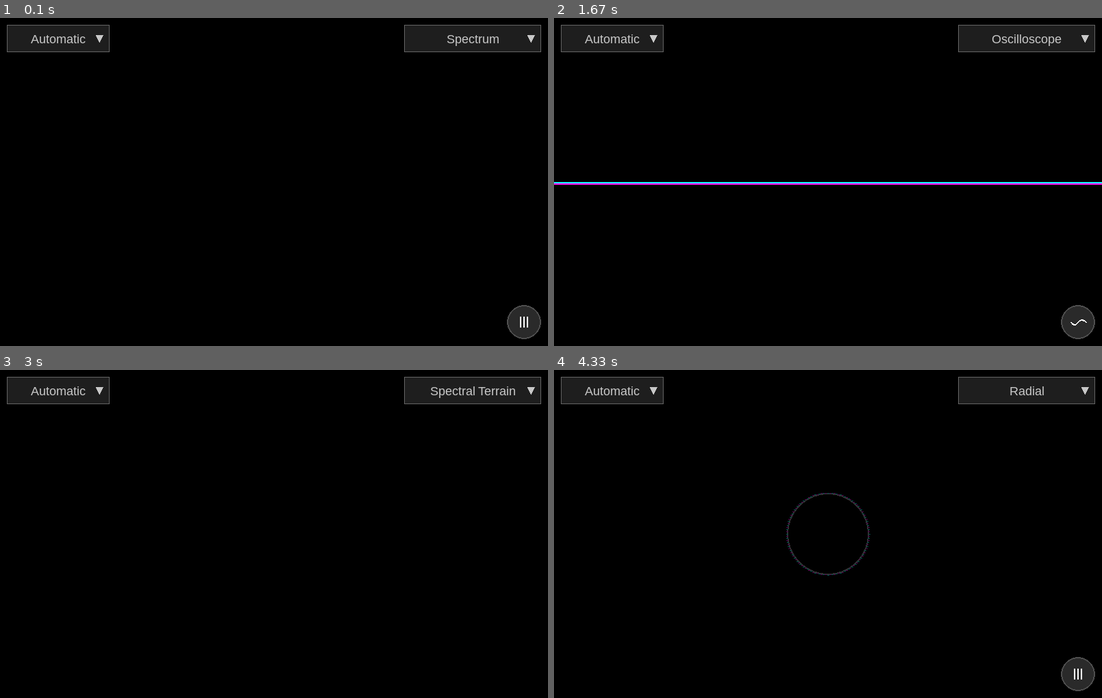
Above: before the commit, frames 1-4 (two rows, left to right).
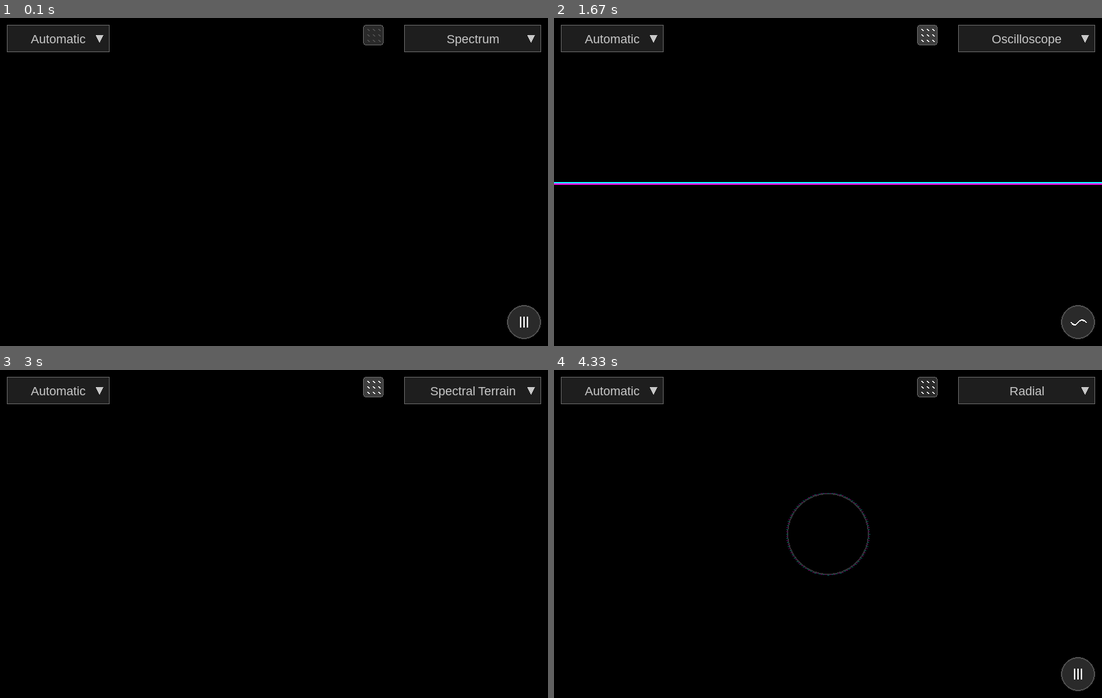
Above: after the commit, the same moments.

Repository: godelayheehoo/AudioViz
Game: pygame game, started from src/main.py
The game is run twice, just before and just after one commit, with the same random seed, the same clock (stepped at 60 frames per second) and the same inputs.
Inputs (mouse positions are in pixels of both pictures, inside the frame that each line leads up to):
- Up to frame 1 (0.1 s): no input
- Up to frame 2 (1.67 s): click (926, 34) at 0.38 s; tap Space at 0.67, 1.07, 1.37, 1.57 s
- Up to frame 3 (3 s): tap Space at 1.9, 2.2, 2.4, 2.7, 2.97 s
- Up to frame 4 (4.33 s): click (751, 465) at 3.28 s; tap Space at 3.63, 3.93, 4.07 s

The runs differ from the first frame. In frame 1, 0.2% of the frame differs, in the area x 66-70%, y 2-9%; in frame 2, 0.2%; in frame 3, 0.2%; in frame 4, 0.2%.

Commit message:
shuffle mode

Diff:
--- a/src/render/pygame_render.py
+++ b/src/render/pygame_render.py
@@ -3,8 +3,8 @@
 import numpy as np
 from scipy.interpolate import make_interp_spline
 from .base import Renderer
-from .ui import Dropdown, ModeToggleButton
-from ..config import WINDOW_WIDTH, WINDOW_HEIGHT, FPS
+from .ui import Dropdown, ModeToggleButton, ShuffleButton
+from ..config import WINDOW_WIDTH, WINDOW_HEIGHT, CHUNK_SIZE, FPS
 import random
 from collections import deque
 
@@ -184,6 +184,20 @@
         self.cycle_history = []  # Store recent cycles for overlay
         self.max_cycle_history = 5
 
+        # Shuffle mode button and state
+        shuffle_button_size = 30
+        shuffle_button_x = WINDOW_WIDTH - 270  # Left of the dropdown
+        shuffle_button_y = 10
+        self.shuffle_button = ShuffleButton(
+            shuffle_button_x, shuffle_button_y, shuffle_button_size,
+            callback=self._on_shuffle_toggle
+        )
+
+        # Shuffle mode state
+        self.shuffle_enabled = False
+        self.was_silent = False
+        self.silence_threshold = 0.03  # 3% of full scale (increased to handle background noise)
+
     def _on_mode_select(self, idx, option_name):
         """Callback when user selects a mode from dropdown"""
         self.base_mode = self.mode_map[option_name]
@@ -226,6 +240,51 @@
         # Update toggle button to show current mode
         if self.sub_mode in ['bars', 'curves', 'stream', 'cycle']:
             self.mode_toggle.set_mode(self.sub_mode)
+
+    def _on_shuffle_toggle(self, is_active):
+        """Callback when shuffle button is toggled"""
+        self.shuffle_enabled = is_active
+
+    def _random_mode_switch(self):
+        """Switch to a random mode combination"""
+        import random
+
+        # All possible mode combinations (equally weighted)
+        all_modes = [
+            ('spectrum', 'bars'),
+            ('spectrum', 'curves'),
+            ('radial', 'bars'),
+            ('radial', 'curves'),
+            ('wave', 'stream'),
+            ('wave', 'cycle'),
+            ('spectrogram', None),
+            ('phase_clock', None),
+            ('particles', None),
+            ('terrain', None)
+        ]
+
+        # Pick a random mode
+        new_base_mode, new_sub_mode = random.choice(all_modes)
+
+        # Update mode
+        self.base_mode = new_base_mode
+        self.sub_mode = new_sub_mode
+        self._update_mode()
+
+        # Update dropdown to match
+        mode_to_dropdown = {
+            'spectrum': 'Spectrum',
+            'radial': 'Radial',
+            'spectrogram': 'Spectrogram',
+            'wave': 'Oscilloscope',
+            'phase_clock': 'Phase Clock',
+            'particles': 'Particle Field',
+            'terrain': 'Spectral Terrain'
+        }
+
+        dropdown_option = mode_to_dropdown.get(self.base_mode)
+        if dropdown_option and dropdown_option in self.dropdown.options:
+            self.dropdown.selected_idx = self.dropdown.options.index(dropdown_option)
 
     def _on_scale_select(self, idx, option_name):
         """Callback when user selects a scale from dropdown"""
@@ -373,6 +432,20 @@
 
         if spectrum is None or len(spectrum) == 0:
             return
+
+        # Shuffle mode: detect silence and trigger mode change on audio resume
+        if self.shuffle_enabled and audio_chunk is not None:
+            # Calculate current audio amplitude
+            current_amplitude = np.max(np.abs(audio_chunk))
+            is_silent = current_amplitude < self.silence_threshold
+
+            # Detect transition from silence to sound (not silent anymore, but was silent before)
+            if self.was_silent and not is_silent:
+                # Audio resumed - switch to random mode
+                self._random_mode_switch()
+
+            # Update state for next frame
+            self.was_silent = is_silent
 
         # Normalize spectrum for better visualization across different audio files
         spectrum = self._normalize_spectrum(spectrum)
@@ -408,6 +481,9 @@
         self.scale_dropdown.draw(self.screen)
         self.dropdown.draw(self.screen)
 
+        # Draw shuffle button
+        self.shuffle_button.draw(self.screen)
+
         # Draw toggle button if in a mode that supports variants
         if self.base_mode in ['spectrum', 'radial', 'wave']:
             self.mode_toggle.draw(self.screen)
@@ -1129,6 +1205,9 @@
             self.dropdown.handle_event(event)
             self.scale_dropdown.handle_event(event)
 
+            # Pass events to shuffle button
+            self.shuffle_button.handle_event(event)
+
             # Pass events to toggle button if visible
             if self.base_mode in ['spectrum', 'radial', 'wave']:
                 self.mode_toggle.handle_event(event)
--- a/src/render/ui.py
+++ b/src/render/ui.py
@@ -234,11 +234,100 @@
         """Handle mouse events."""
         if event.type == pygame.MOUSEBUTTONDOWN:
             if event.button == 1:  # Left click
-                # Circular hit detection
+                # Check if click is within the circular button
                 dx = event.pos[0] - self.center_x
                 dy = event.pos[1] - self.center_y
-                if (dx * dx + dy * dy) <= (self.radius * self.radius):
+                distance = (dx * dx + dy * dy) ** 0.5
+
+                if distance <= self.radius:
                     if self.callback:
                         self.callback()
                     return True
         return False
+
+
+class ShuffleButton:
+    """A toggle button for shuffle mode with 3x3 grid of diagonal lines icon."""
+
+    def __init__(self, x, y, size, callback=None):
+        """
+        Args:
+            x, y: Top-left position
+            size: Button size (square)
+            callback: Function to call when clicked
+        """
+        self.rect = pygame.Rect(x, y, size, size)
+        self.callback = callback
+        self.is_active = False
+
+        # Colors
+        self.color_bg = (60, 60, 60, 180)  # Translucent grey
+        self.color_icon_active = (255, 255, 255)  # White when active
+        self.color_icon_inactive = (80, 80, 80)  # Dark grey when inactive
+        self.color_border = (100, 100, 100)
+
+    def toggle(self):
+        """Toggle the active state."""
+        self.is_active = not self.is_active
+        return self.is_active
+
+    def set_active(self, active):
+        """Set the active state directly."""
+        self.is_active = active
+
+    def draw(self, screen):
+        """Draw the shuffle button."""
+        mouse_pos = pygame.mouse.get_pos()
+        is_hovered = self.rect.collidepoint(mouse_pos)
+
+        # Create surface with alpha for translucency
+        button_surf = pygame.Surface((self.rect.width, self.rect.height), pygame.SRCALPHA)
+
+        # Background
+        bg_color = self.color_bg
+        if is_hovered:
+            # Slightly brighter on hover
+            bg_color = (80, 80, 80, 200)
+
+        pygame.draw.rect(button_surf, bg_color, (0, 0, self.rect.width, self.rect.height), border_radius=4)
+        pygame.draw.rect(button_surf, self.color_border, (0, 0, self.rect.width, self.rect.height), 1, border_radius=4)
+
+        # Blit to screen
+        screen.blit(button_surf, self.rect.topleft)
+
+        # Draw 3x3 grid of diagonal lines (backtick pattern)
+        icon_color = self.color_icon_active if self.is_active else self.color_icon_inactive
+
+        # Grid parameters
+        grid_size = 3
+        cell_size = self.rect.width // 5  # Leave margins
+        spacing = cell_size + 2
+        start_x = self.rect.x + (self.rect.width - (grid_size - 1) * spacing - cell_size) // 2
+        start_y = self.rect.y + (self.rect.height - (grid_size - 1) * spacing - cell_size) // 2
+
+        # Draw 3x3 grid of diagonal lines (backtick ` shape)
+        for row in range(grid_size):
+            for col in range(grid_size):
+                # Center position of this cell
+                cx = start_x + col * spacing + cell_size // 2
+                cy = start_y + row * spacing + cell_size // 2
+
+                # Draw short diagonal line (top-left to bottom-right, like `)
+                line_len = cell_size // 2
+                x1 = cx - line_len // 2
+                y1 = cy - line_len // 2
+                x2 = cx + line_len // 2
+                y2 = cy + line_len // 2
+
+                pygame.draw.line(screen, icon_color, (x1, y1), (x2, y2), 2)
+
+    def handle_event(self, event):
+        """Handle mouse events."""
+        if event.type == pygame.MOUSEBUTTONDOWN:
+            if event.button == 1:  # Left click
+                if self.rect.collidepoint(event.pos):
+                    self.toggle()
+                    if self.callback:
+                        self.callback(self.is_active)
+                    return True
+        return False
